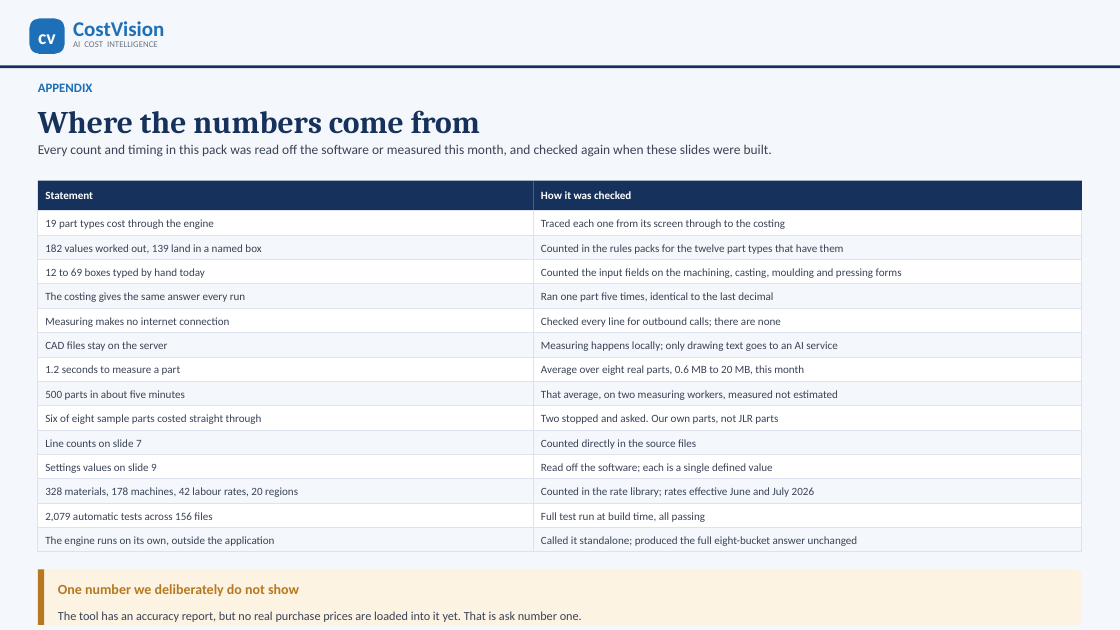
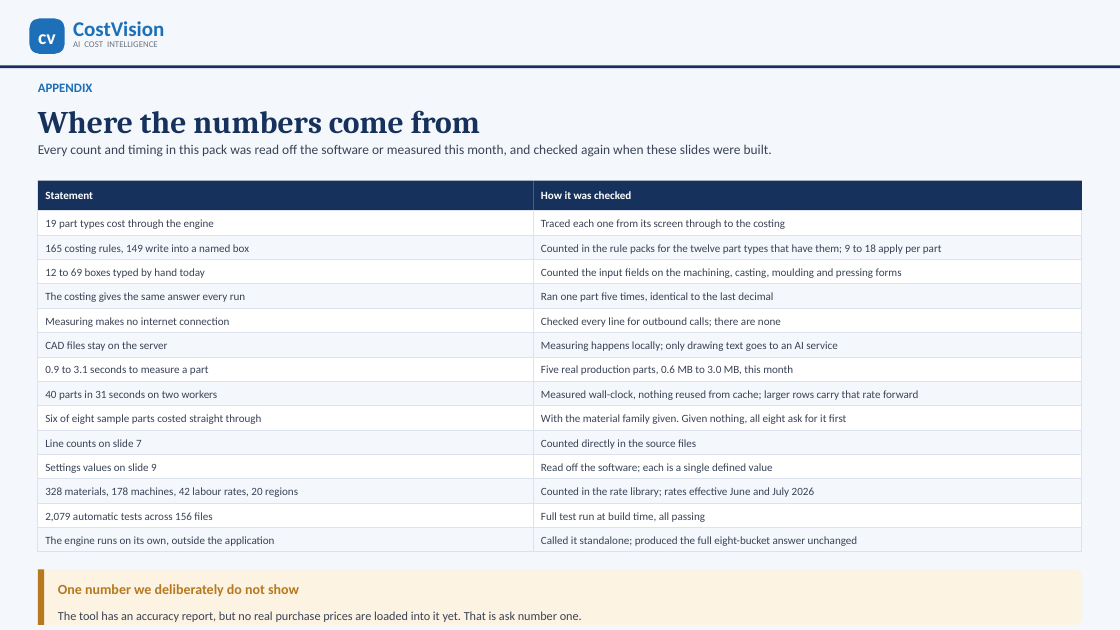
Before and after one commit to bhosaleavinash546/leamington-marathi, a slide deck: slide 21 of CostVision-CAPEE-Implementation-Options.pptx. Drawn at 1120x630 pixels with LibreOffice and Linux fonts; fonts in the diff are those of the drawing. Boxes give left, top, right and bottom in pixels: in the first picture for what was removed or moved away, otherwise in the second. Text is boxed around its words. In the diff, an @@ line names an element or a change of style, - is before the commit and + after.

```diff
--- a/CostVision-CAPEE-Implementation-Options.pptx
+++ b/CostVision-CAPEE-Implementation-Options.pptx
@@ text at [45,244,249,254]: text changed @@
-182 values worked out, 139 land in a named box
+165 costing rules, 149 write into a named box
@@ text at [541,244,942,254]: text changed @@
-Counted in the rules packs for the twelve part types that have them
+Counted in the rule packs for the twelve part types that have them; 9 to 18 apply per part
@@ text at [45,365,209,375]: text changed @@
-1.2 seconds to measure a part
+0.9 to 3.1 seconds to measure a part
@@ text at [541,365,793,375]: text changed @@
-Average over eight real parts, 0.6 MB to 20 MB, this month
+Five real production parts, 0.6 MB to 3.0 MB, this month
@@ text at [45,390,218,400]: text changed @@
-500 parts in about five minutes
+40 parts in 31 seconds on two workers
@@ text at [541,390,918,400]: text changed @@
-That average, on two measuring workers, measured not estimated
+Measured wall-clock, nothing reused from cache; larger rows carry that rate forward
@@ text at [541,414,846,424]: text changed @@
-Two stopped and asked. Our own parts, not JLR parts
+With the material family given. Given nothing, all eight ask for it first
```
Also in this commit, not shown: 9 other slides changed, 2 other files.
